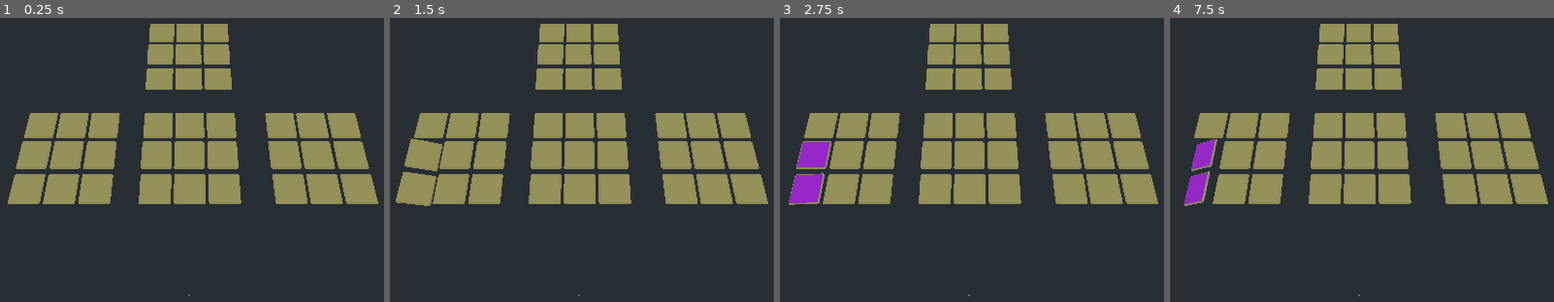
Above: before the commit, frames 1-4 (left to right).
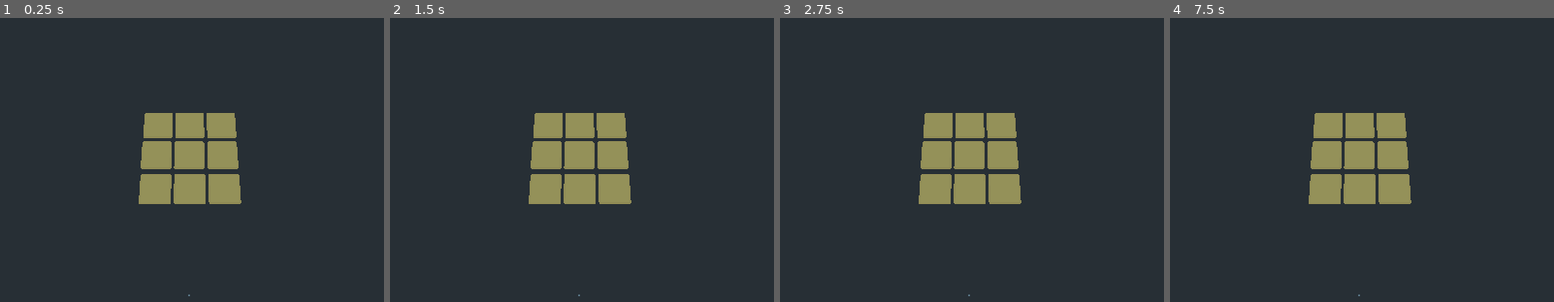
Above: after the commit, the same moments.

Repository: nheeb/OrbinTime
Game: Godot game, scene res://TileFlipPuzzleTest.tscn
Two runs of this game, one before a commit and one after it. Both use one fixed random seed, a clock stepped at 60 frames per second and the inputs below.
Inputs (mouse positions are in pixels of both pictures, inside the frame that each line leads up to):
- Up to frame 1 (0.25 s): no input
- Up to frame 2 (1.5 s): tap Enter at 0.5 s; move the mouse to (750, 114) at 0.52 s; click (750, 114) at 0.67 s; tap Space at 1.25 s; move the mouse to (424, 160) at 1.27 s; click (424, 160) at 1.42 s
- Up to frame 3 (2.75 s): tap Enter at 2 s; move the mouse to (1044, 37) at 2.02 s; click (1044, 37) at 2.17 s
- Up to frame 4 (7.5 s): tap Space at 2.75, 4.25 s; move the mouse to (1319, 228) at 2.77 s; click (1319, 228) at 2.92 s; tap Enter at 3.5 s; move the mouse to (outside the picture) at 3.52 s; click (outside the picture) at 3.67 s; move the mouse to (outside the picture) at 4.27 s; click (outside the picture) at 4.42 s; move the mouse to (1396, 137) at 5.02 s; click (1396, 137) at 5.17 s; move the mouse to (1242, 23) at 5.77 s; click (1242, 23) at 5.92 s; move the mouse to (1530, 114) at 6.52 s; click (1530, 114) at 6.67 s; move the mouse to (1204, 160) at 7.27 s; click (1204, 160) at 7.42 s

The runs differ from the first frame. In frame 1, 18% of the frame differs, in the area x 2-99%, y 2-66%; in frame 2, 18%, in the area x 1-99%, y 2-67%; in frame 3, 18%; in frame 4, 17%.

Commit message:
some more board logic

Diff:
--- a/Board.gd
+++ b/Board.gd
@@ -19,10 +19,25 @@
 				return false
 	return true
 
+
+func diagonal_condition(x_flipped, y_flipped, x_other, y_other):
+	# possible to solve in 3x3 but pretty difficult
+	if y_flipped-1 == y_other and x_flipped + 1 == x_other:
+		return true
+	if y_flipped-1 == y_other and x_flipped - 1 == x_other:
+		return true
+	if y_flipped+1 == y_other and x_flipped + 1 == x_other:
+		return true
+	if y_flipped+1 == y_other and x_flipped - 1 == x_other:
+		return true
+	return false
+
 func check_flip_condition(x_flipped, y_flipped, x_other, y_other) -> bool:
-	# als erstes: rechts davon wird geflippt
-	if y_flipped == y_other and x_flipped + 1 == x_other:
-		return true
+	# als erstes: diagonalen werden geflippt
+#	if y_flipped == y_other and x_flipped + 1 == x_other:
+#		return true
+
+
 	return false
 
 func register_tile_change(x, y):
--- /dev/null
+++ b/Logic/3x3Board.tscn
@@ -0,0 +1,44 @@
+[gd_scene load_steps=4 format=2]
+
+[ext_resource path="res://Models/Tile.tscn" type="PackedScene" id=1]
+[ext_resource path="res://Board.gd" type="Script" id=2]
+[ext_resource path="res://Tile.gd" type="Script" id=3]
+
+[node name="Board" type="Spatial"]
+script = ExtResource( 2 )
+
+[node name="Tile11" type="Spatial" parent="." instance=ExtResource( 1 )]
+transform = Transform( 1, 8.74228e-08, 8.74228e-08, 8.74228e-08, -1, 7.64274e-15, 8.74228e-08, 0, -1, 1.95376, 1.15424e-07, -1.03148 )
+script = ExtResource( 3 )
+
+[node name="Tile12" type="Spatial" parent="." instance=ExtResource( 1 )]
+transform = Transform( 1, 8.74228e-08, 8.74228e-08, 8.74228e-08, -1, 7.64274e-15, 8.74228e-08, 0, -1, 0.636588, 2.73587e-10, -1.02796 )
+script = ExtResource( 3 )
+
+[node name="Tile13" type="Spatial" parent="." instance=ExtResource( 1 )]
+transform = Transform( 1, 8.74228e-08, 8.74228e-08, 8.74228e-08, -1, 7.64274e-15, 8.74228e-08, 0, -1, -0.670086, -1.1396e-07, -1.02796 )
+script = ExtResource( 3 )
+
+[node name="Tile21" type="Spatial" parent="." instance=ExtResource( 1 )]
+transform = Transform( 1, 8.74228e-08, 8.74228e-08, 8.74228e-08, -1, 7.64274e-15, 8.74228e-08, 0, -1, 1.94818, 1.14936e-07, 0.324627 )
+script = ExtResource( 3 )
+
+[node name="Tile22" type="Spatial" parent="." instance=ExtResource( 1 )]
+transform = Transform( 1, 8.74228e-08, 8.74228e-08, 8.74228e-08, -1, 7.64274e-15, 8.74228e-08, 0, -1, 0.621978, -1.00366e-09, 0.314214 )
+script = ExtResource( 3 )
+
+[node name="Tile23" type="Spatial" parent="." instance=ExtResource( 1 )]
+transform = Transform( 1, 8.74228e-08, 8.74228e-08, 8.74228e-08, -1, 7.64274e-15, 8.74228e-08, 0, -1, -0.686841, -1.15424e-07, 0.314214 )
+script = ExtResource( 3 )
+
+[node name="Tile31" type="Spatial" parent="." instance=ExtResource( 1 )]
+transform = Transform( 1, 8.74228e-08, 8.74228e-08, 8.74228e-08, -1, 7.64274e-15, 8.74228e-08, 0, -1, 1.95376, 1.15424e-07, 1.7078 )
+script = ExtResource( 3 )
+
+[node name="Tile32" type="Spatial" parent="." instance=ExtResource( 1 )]
+transform = Transform( 1, 8.74228e-08, 8.74228e-08, 8.74228e-08, -1, 7.64274e-15, 8.74228e-08, 0, -1, 0.636588, 2.73587e-10, 1.71132 )
+script = ExtResource( 3 )
+
+[node name="Tile33" type="Spatial" parent="." instance=ExtResource( 1 )]
+transform = Transform( 1, 8.74228e-08, 8.74228e-08, 8.74228e-08, -1, 7.64274e-15, 8.74228e-08, 0, -1, -0.670086, -1.1396e-07, 1.71132 )
+script = ExtResource( 3 )
--- /dev/null
+++ b/Logic/GapBoard.tscn
@@ -0,0 +1,49 @@
+[gd_scene load_steps=5 format=2]
+
+[ext_resource path="res://Models/Tile.tscn" type="PackedScene" id=1]
+[ext_resource path="res://Board.gd" type="Script" id=2]
+
+[sub_resource type="CubeMesh" id=1]
+
+[sub_resource type="BoxShape" id=2]
+extents = Vector3( 1, 1.00028, 1 )
+
+[node name="Board" type="Spatial"]
+script = ExtResource( 2 )
+
+[node name="Tile11" parent="." instance=ExtResource( 1 )]
+transform = Transform( 1, 8.74228e-08, 8.74228e-08, 8.74228e-08, -1, 7.64274e-15, 8.74228e-08, 0, -1, 1.95376, 1.15424e-07, -1.03148 )
+
+[node name="Tile12" parent="." instance=ExtResource( 1 )]
+transform = Transform( 1, 8.74228e-08, 8.74228e-08, 8.74228e-08, -1, 7.64274e-15, 8.74228e-08, 0, -1, 0.636588, 2.73587e-10, -1.02796 )
+
+[node name="Tile13" parent="." instance=ExtResource( 1 )]
+transform = Transform( 1, 8.74228e-08, 8.74228e-08, 8.74228e-08, -1, 7.64274e-15, 8.74228e-08, 0, -1, -0.670086, -1.1396e-07, -1.02796 )
+
+[node name="Tile21" parent="." instance=ExtResource( 1 )]
+transform = Transform( 1, 8.74228e-08, 8.74228e-08, 8.74228e-08, -1, 7.64274e-15, 8.74228e-08, 0, -1, 1.94818, 1.14936e-07, 0.324627 )
+
+[node name="Tile22" parent="." instance=ExtResource( 1 )]
+transform = Transform( 1, 8.74228e-08, 8.74228e-08, 8.74228e-08, -1, 7.64274e-15, 8.74228e-08, 0, -1, 0.621978, -1.00366e-09, 0.314214 )
+
+[node name="Tile23" parent="." instance=ExtResource( 1 )]
+transform = Transform( 1, 8.74228e-08, 8.74228e-08, 8.74228e-08, -1, 7.64274e-15, 8.74228e-08, 0, -1, -0.686841, -1.15424e-07, 0.314214 )
+
+[node name="Tile31" parent="." instance=ExtResource( 1 )]
+transform = Transform( 1, 8.74228e-08, 8.74228e-08, 8.74228e-08, -1, 7.64274e-15, 8.74228e-08, 0, -1, 1.95376, 1.15424e-07, 1.7078 )
+
+[node name="Tile32" parent="." instance=ExtResource( 1 )]
+transform = Transform( 1, 8.74228e-08, 8.74228e-08, 8.74228e-08, -1, 7.64274e-15, 8.74228e-08, 0, -1, 0.636588, 2.73587e-10, 1.71132 )
+
+[node name="Tile33" parent="." instance=ExtResource( 1 )]
+transform = Transform( 1, 8.74228e-08, 8.74228e-08, 8.74228e-08, -1, 7.64274e-15, 8.74228e-08, 0, -1, -0.670086, -1.1396e-07, 1.71132 )
+
+[node name="Weight" type="MeshInstance" parent="."]
+transform = Transform( 0.253028, 0, 0, 0, 0.253028, 0, 0, 0, 0.253028, 3.25927, 0, 0.144415 )
+mesh = SubResource( 1 )
+
+[node name="ClickArea" type="Area" parent="Weight"]
+
+[node name="CollisionShape" type="CollisionShape" parent="Weight/ClickArea"]
+transform = Transform( 1, 0, 0, 0, 1, 0, 0, 0, 1, 0, 0, 0 )
+shape = SubResource( 2 )
--- a/TileFlipPuzzleTest.tscn
+++ b/TileFlipPuzzleTest.tscn
@@ -1,45 +1,19 @@
-[gd_scene load_steps=3 format=2]
+[gd_scene load_steps=4 format=2]
 
 [ext_resource path="res://Models/Tile.tscn" type="PackedScene" id=1]
 [ext_resource path="res://Board.gd" type="Script" id=2]
+[ext_resource path="res://Logic/3x3Board.tscn" type="PackedScene" id=3]
 
 [node name="TileFlipPuzzleTest" type="Spatial"]
 
 [node name="Camera" type="Camera" parent="."]
 transform = Transform( 1, 0, 0, 0, 0.43677, 0.899573, 0, -0.899573, 0.43677, 0.611616, 11.9199, 5.35952 )
 
-[node name="Board" type="Spatial" parent="."]
-script = ExtResource( 2 )
-
-[node name="Tile11" parent="Board" instance=ExtResource( 1 )]
-transform = Transform( 1, 8.74228e-08, 8.74228e-08, 8.74228e-08, -1, 7.64274e-15, 8.74228e-08, 0, -1, 1.95376, 1.15424e-07, -1.03148 )
-
-[node name="Tile12" parent="Board" instance=ExtResource( 1 )]
-transform = Transform( 1, 8.74228e-08, 8.74228e-08, 8.74228e-08, -1, 7.64274e-15, 8.74228e-08, 0, -1, 0.636588, 2.73587e-10, -1.02796 )
-
-[node name="Tile13" parent="Board" instance=ExtResource( 1 )]
-transform = Transform( 1, 8.74228e-08, 8.74228e-08, 8.74228e-08, -1, 7.64274e-15, 8.74228e-08, 0, -1, -0.670086, -1.1396e-07, -1.02796 )
-
-[node name="Tile21" parent="Board" instance=ExtResource( 1 )]
-transform = Transform( 1, 8.74228e-08, 8.74228e-08, 8.74228e-08, -1, 7.64274e-15, 8.74228e-08, 0, -1, 1.94818, 1.14936e-07, 0.324627 )
-
-[node name="Tile22" parent="Board" instance=ExtResource( 1 )]
-transform = Transform( 1, 8.74228e-08, 8.74228e-08, 8.74228e-08, -1, 7.64274e-15, 8.74228e-08, 0, -1, 0.621978, -1.00366e-09, 0.314214 )
-
-[node name="Tile23" parent="Board" instance=ExtResource( 1 )]
-transform = Transform( 1, 8.74228e-08, 8.74228e-08, 8.74228e-08, -1, 7.64274e-15, 8.74228e-08, 0, -1, -0.686841, -1.15424e-07, 0.314214 )
-
-[node name="Tile31" parent="Board" instance=ExtResource( 1 )]
-transform = Transform( 1, 8.74228e-08, 8.74228e-08, 8.74228e-08, -1, 7.64274e-15, 8.74228e-08, 0, -1, 1.95376, 1.15424e-07, 1.7078 )
-
-[node name="Tile32" parent="Board" instance=ExtResource( 1 )]
-transform = Transform( 1, 8.74228e-08, 8.74228e-08, 8.74228e-08, -1, 7.64274e-15, 8.74228e-08, 0, -1, 0.636588, 2.73587e-10, 1.71132 )
-
-[node name="Tile33" parent="Board" instance=ExtResource( 1 )]
-transform = Transform( 1, 8.74228e-08, 8.74228e-08, 8.74228e-08, -1, 7.64274e-15, 8.74228e-08, 0, -1, -0.670086, -1.1396e-07, 1.71132 )
+[node name="Board" parent="." instance=ExtResource( 3 )]
 
 [node name="Board2" type="Spatial" parent="."]
 transform = Transform( 1, 0, 0, 0, 1, 0, 0, 0, 1, -4.87955, 0, 0 )
+visible = false
 script = ExtResource( 2 )
 
 [node name="Tile11" parent="Board2" instance=ExtResource( 1 )]
@@ -71,6 +45,7 @@
 
 [node name="Board3" type="Spatial" parent="."]
 transform = Transform( 1, 0, 0, 0, 1, 0, 0, 0, 1, 5.10838, 0, 0 )
+visible = false
 script = ExtResource( 2 )
 
 [node name="Tile11" parent="Board3" instance=ExtResource( 1 )]
@@ -102,6 +77,7 @@
 
 [node name="Board4" type="Spatial" parent="."]
 transform = Transform( 1, 0, 0, 0, 1, 0, 0, 0, 1, -0.0436807, 0, -5.10346 )
+visible = false
 script = ExtResource( 2 )
 
 [node name="Tile11" parent="Board4" instance=ExtResource( 1 )]
